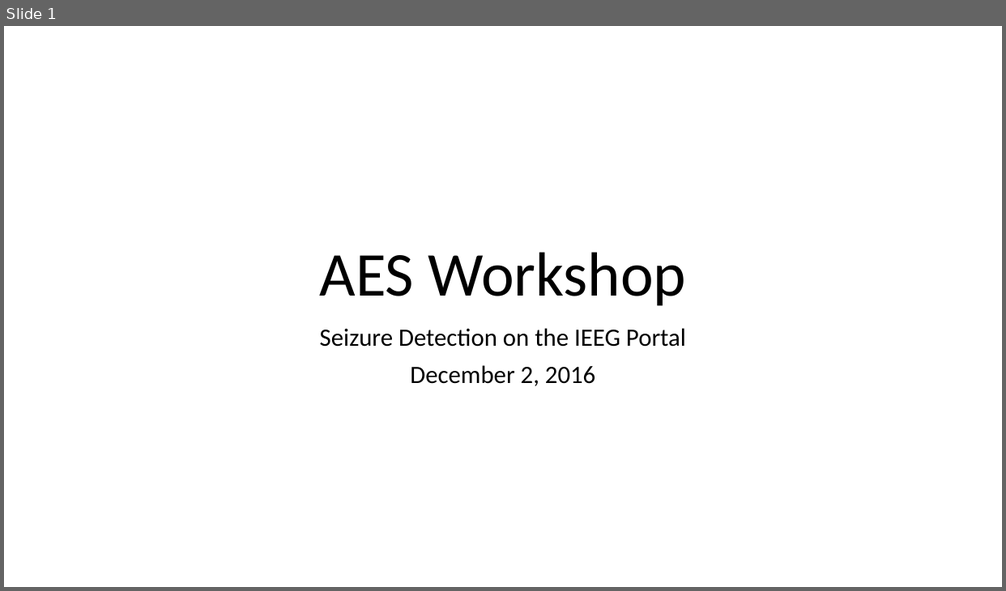
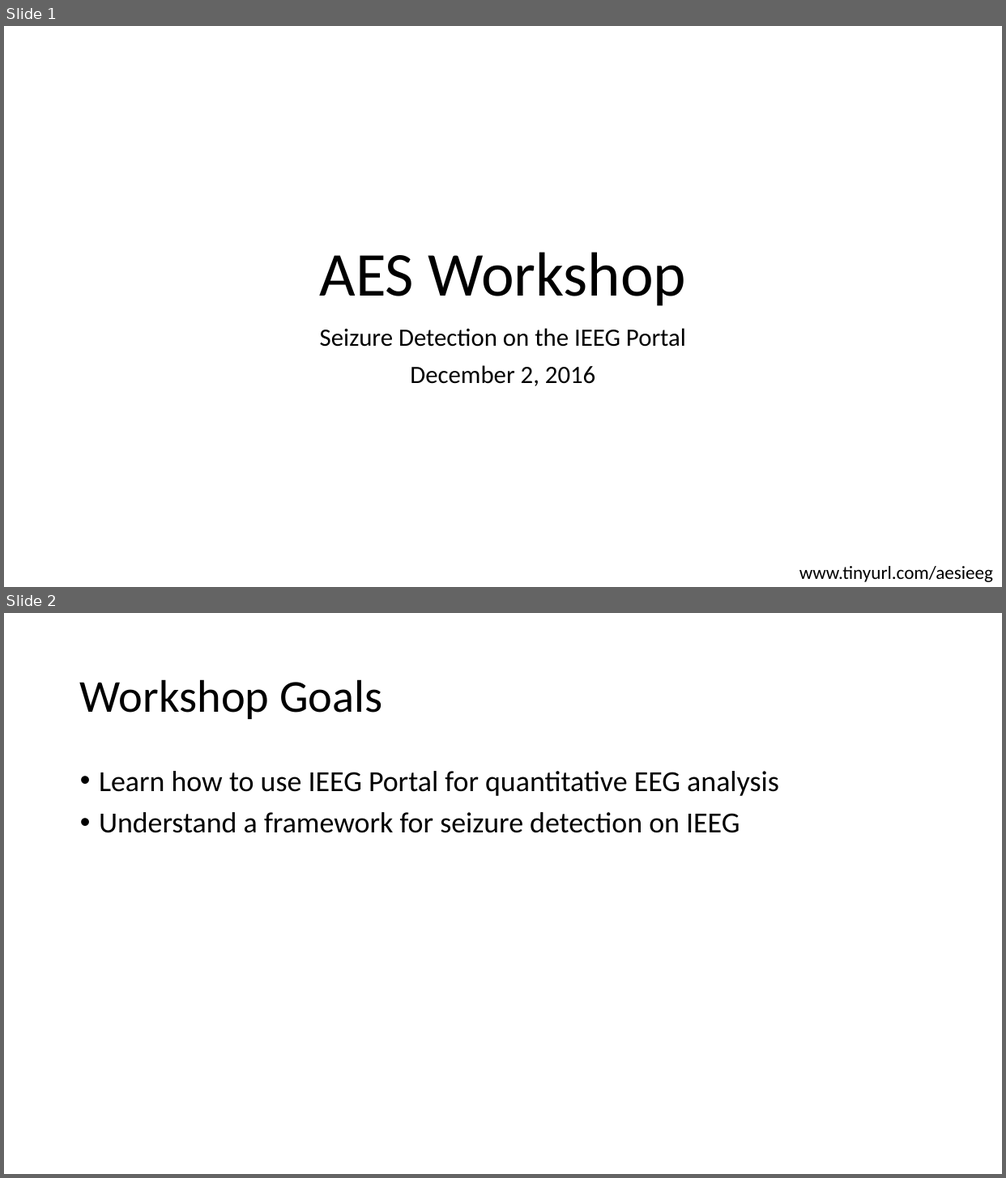
Before and after one commit to hoameng/AES2016WorkshopMaterials, a slide deck: Introduction.pptx. Shown one above the other, each under a label of ours: slide 1 before the commit, slides 1 and 2 after it. The pictures are 1006x591 and 1006x1178 pixels, drawn with LibreOffice and Linux fonts; fonts in the diff are those of the drawing. Boxes give left, top, right and bottom in pixels: in the first picture for what was removed or moved away, otherwise in the second. Text is boxed around its words. In the diff, an @@ line names an element or a change of style, - is before the commit and + after.

```diff
--- a/Introduction.pptx
+++ b/Introduction.pptx
@@ slide 2 added at <box>4,613,1002,1174</box>, background #FFFFFF @@
@@ title added at <box>80,679,382,719</box>, 44 pt, text #000000 @@
+Workshop Goals
@@ text added at <box>99,771,779,833</box>, 28 pt, text #000000 @@
+• Learn how to use IEEG Portal for quantitative EEG analysis
+• Understand a framework for seizure detection on IEEG
@@ slide 1 changed as well @@
@@ text added at <box>799,566,993,582</box>, 18 pt, text #000000 @@
+www.tinyurl.com/aesieeg
```
Also in this commit, not shown: 5 other slides added, 3 slides removed.
